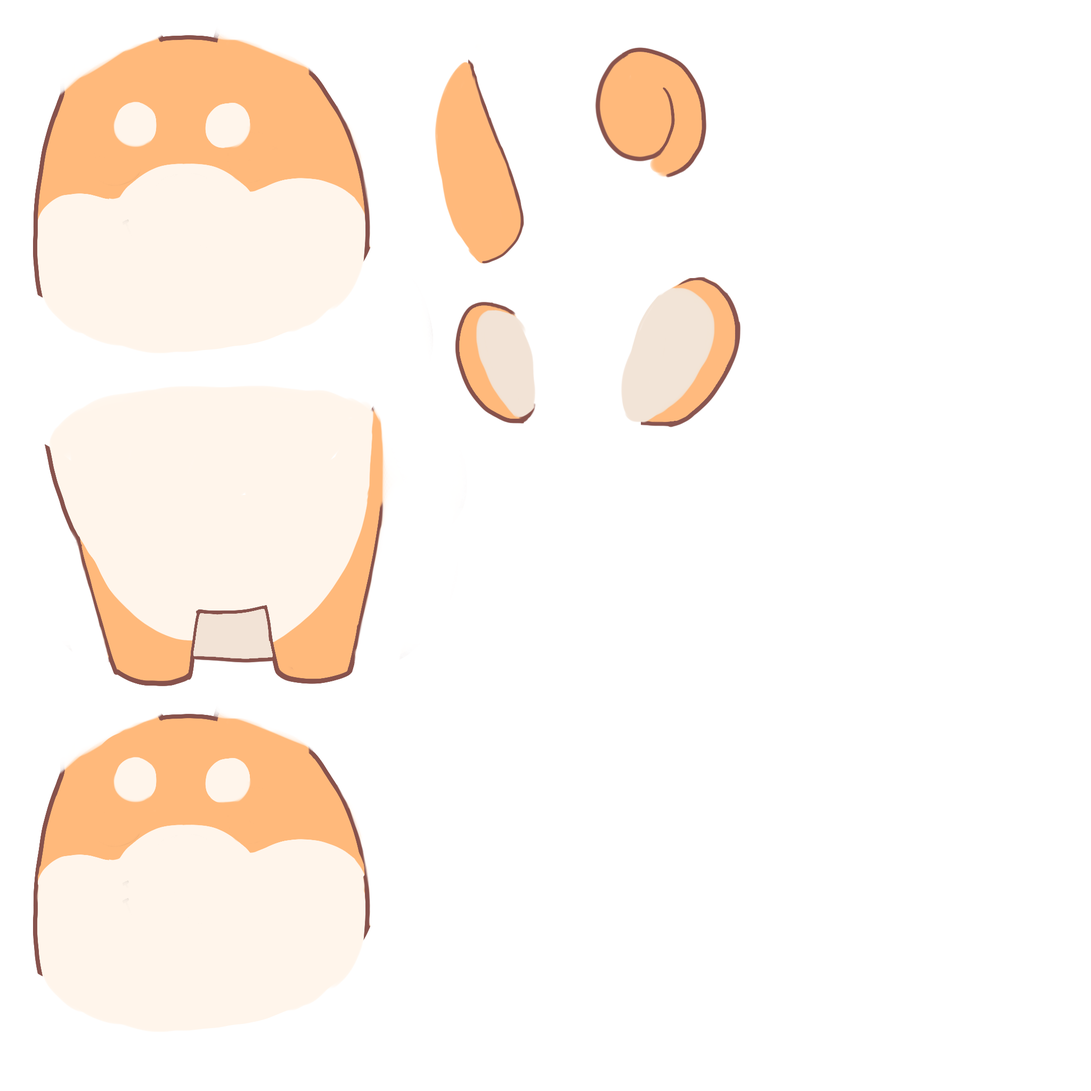
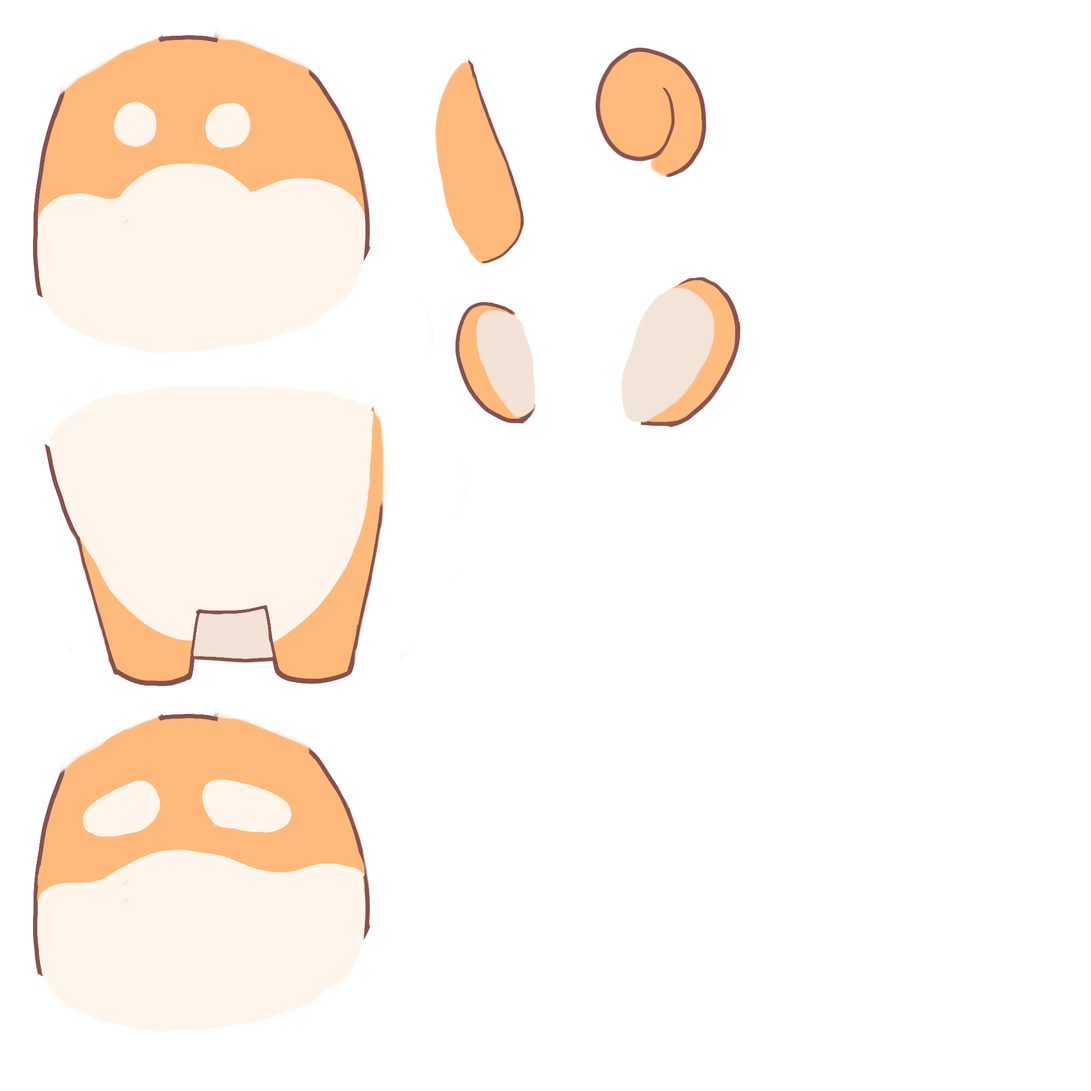
Revision of a layered (1091, 1091) image; what changed, layer by layer:
added layer "Layer 8" above "Layer 7 copy 2" over <box>82,779,292,838</box>
added layer "Layer 7 copy 2" above "Layer 7 copy" over <box>37,757,366,903</box>
hid "Layer 7 copy" over <box>37,757,366,903</box>
